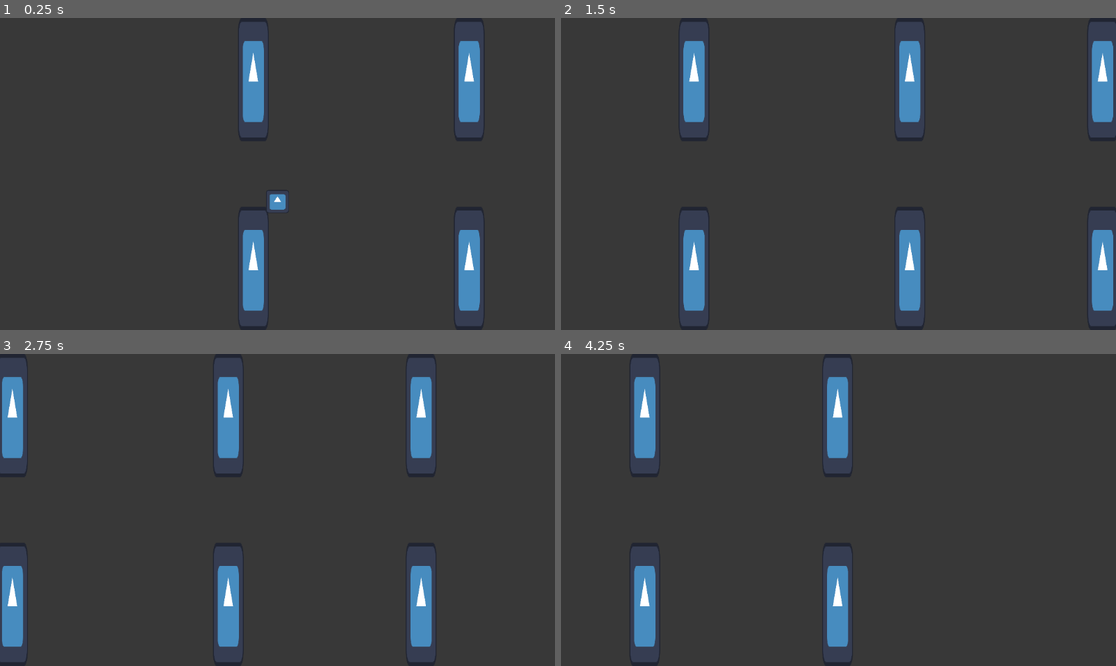
Above: before the commit, frames 1-4 (two rows, left to right).
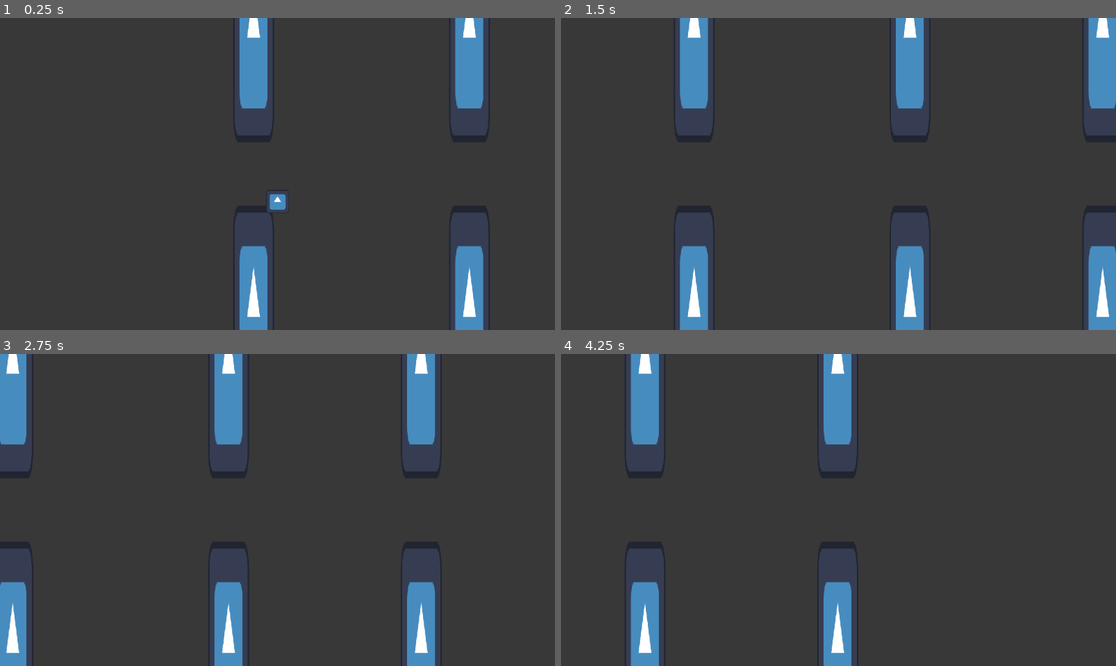
Above: after the commit, the same moments.

Repository: FennecKii/flappy-birb
Game: Godot game, scene res://main.tscn
Same seed, same stepped clock (60 frames per second), same inputs: the game is played once before the commit and once after it. The project has no main scene, so this scene is started directly. The engine's default icon, where the game draws it, is replaced by a stand-in: a white triangle on a blue panel in a dark square.
Inputs:
- Up to frame 1 (0.25 s): no input
- Up to frame 2 (1.5 s): tap Space (Jump) at 0.77 s
- Up to frame 3 (2.75 s): tap Space (Jump) at 1.52 s
- Up to frame 4 (4.25 s): tap Space (Jump) at 3.02, 3.77 s

The runs differ from the first frame. In frame 1, 6.2% of the frame differs, in the area x 42-88%, y 0-100%; in frame 2, 8.8%, in the area x 20-100%, y 0-100%; in frame 3, 8.7%; in frame 4, 6.3%.

Commit message:
Tube settings
- Changed tube collision positions, shapes,  and sprite positions

Diff:
--- a/tube.tscn
+++ b/tube.tscn
@@ -3,12 +3,10 @@
 [ext_resource type="Script" uid="uid://b4i3tc48yqi8p" path="res://tube.gd" id="1_02hxq"]
 [ext_resource type="Texture2D" uid="uid://d27c4862exy8s" path="res://icon.svg" id="1_7jvro"]
 
-[sub_resource type="CapsuleShape2D" id="CapsuleShape2D_02hxq"]
-radius = 5.0
-height = 40.0
+[sub_resource type="RectangleShape2D" id="RectangleShape2D_5x8nf"]
 
 [sub_resource type="RectangleShape2D" id="RectangleShape2D_02hxq"]
-size = Vector2(17, 68)
+size = Vector2(17, 66)
 
 [node name="Tube" type="Node2D" groups=["Tubes"]]
 script = ExtResource("1_02hxq")
@@ -18,8 +16,8 @@
 zoom = Vector2(2, 2)
 
 [node name="TubeSpriteTop" type="Sprite2D" parent="."]
-position = Vector2(0, -98)
-scale = Vector2(0.25, 1)
+position = Vector2(0.148, -145)
+scale = Vector2(0.330438, 1.75)
 texture = ExtResource("1_7jvro")
 
 [node name="TubeDetection" type="Area2D" parent="TubeSpriteTop"]
@@ -30,12 +28,12 @@
 
 [node name="TubeCollision" type="CollisionShape2D" parent="TubeSpriteTop/TubeDetection"]
 position = Vector2(4.76837e-07, 9.53674e-07)
-scale = Vector2(3, 3)
-shape = SubResource("CapsuleShape2D_02hxq")
+scale = Vector2(1.5, 6.25)
+shape = SubResource("RectangleShape2D_5x8nf")
 
 [node name="TubeSpriteBottom" type="Sprite2D" parent="."]
-position = Vector2(0, 98)
-scale = Vector2(0.25, 1)
+position = Vector2(0.148, 145)
+scale = Vector2(0.330438, 1.75)
 texture = ExtResource("1_7jvro")
 
 [node name="TubeDetection" type="Area2D" parent="TubeSpriteBottom"]
@@ -46,15 +44,15 @@
 
 [node name="TubeCollision" type="CollisionShape2D" parent="TubeSpriteBottom/TubeDetection"]
 position = Vector2(4.76837e-07, 9.53674e-07)
-scale = Vector2(3, 3)
-shape = SubResource("CapsuleShape2D_02hxq")
+scale = Vector2(1.5, 6.25)
+shape = SubResource("RectangleShape2D_5x8nf")
 
 [node name="ScoreDetection" type="Area2D" parent="."]
 collision_layer = 2
 collision_mask = 5
 
 [node name="CollisionShape2D" type="CollisionShape2D" parent="ScoreDetection"]
-position = Vector2(19, 0)
+position = Vector2(20, 0)
 shape = SubResource("RectangleShape2D_02hxq")
 
 [connection signal="body_entered" from="TubeSpriteTop/TubeDetection" to="." method="_on_tube_entered"]
